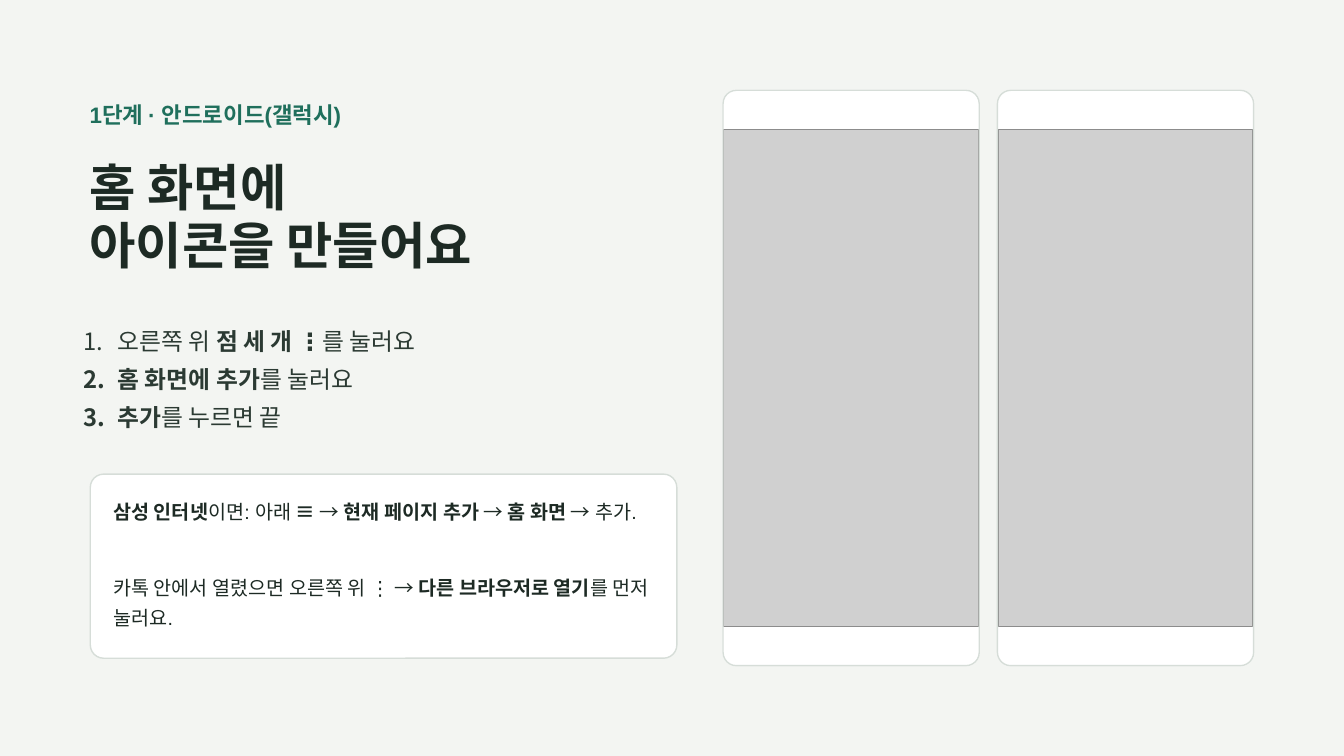
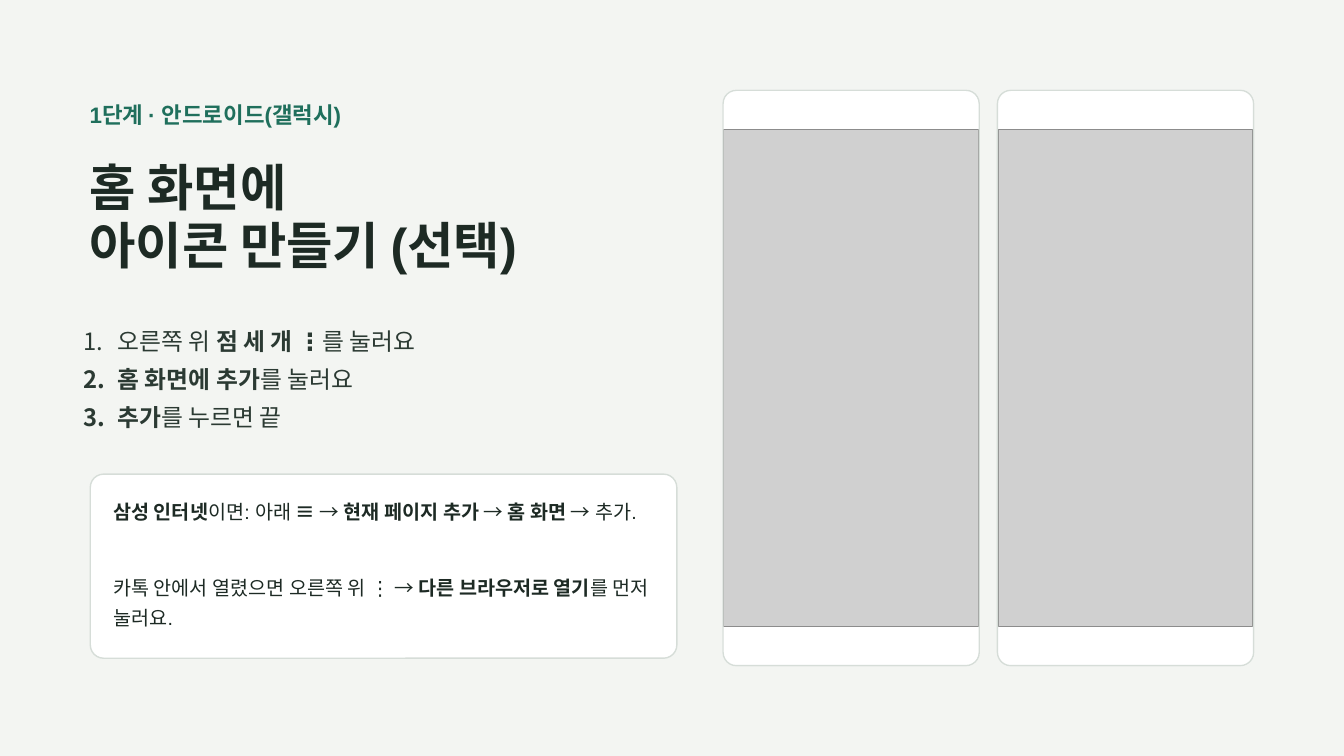
Before and after one commit to rkdhssnfl/maple-river-48, a slide deck: slide 4 of guide.pptx. Drawn at 1344x756 pixels with LibreOffice and Linux fonts; fonts in the diff are those of the drawing; grey boxes stand for pictures. Boxes give left, top, right and bottom in pixels: in the first picture for what was removed or moved away, otherwise in the second. Text is boxed around its words. In the diff, an @@ line names an element or a change of style, - is before the commit and + after.

```diff
--- a/guide.pptx
+++ b/guide.pptx
@@ title at bbox=[90, 221, 517, 274]: text changed @@
-아이콘을 만들어요
+아이콘 만들기 (선택)
```
Also in this commit, not shown: 6 other slides changed, 11 other files.
